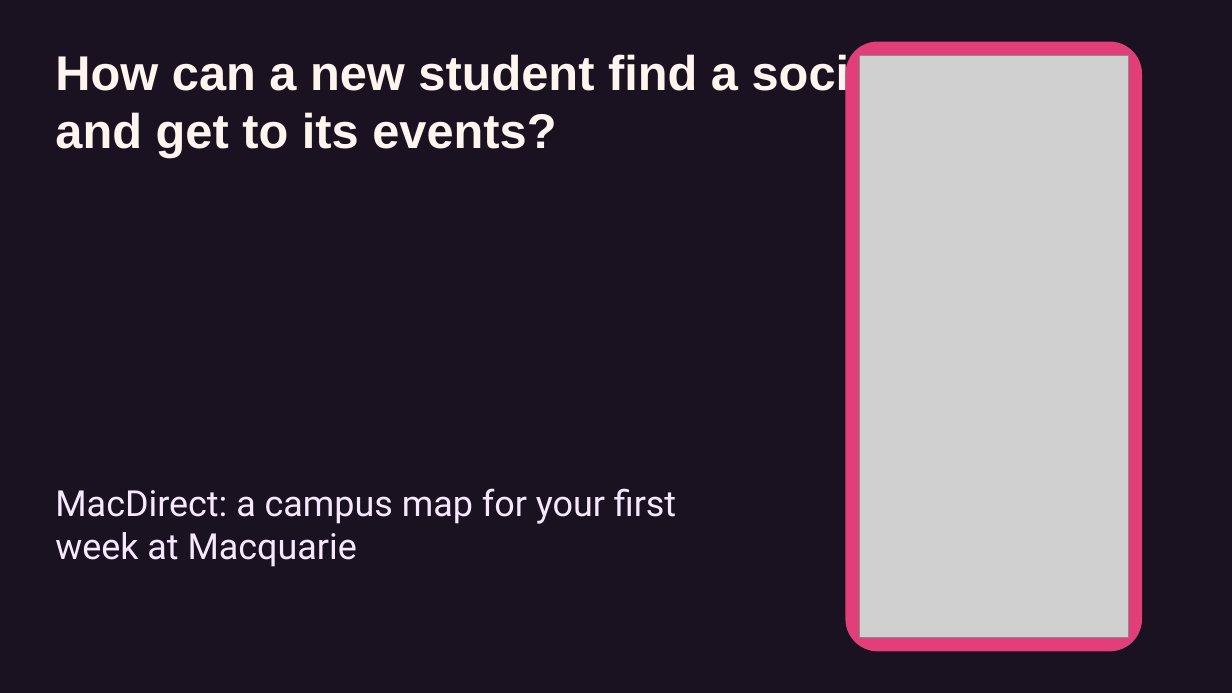
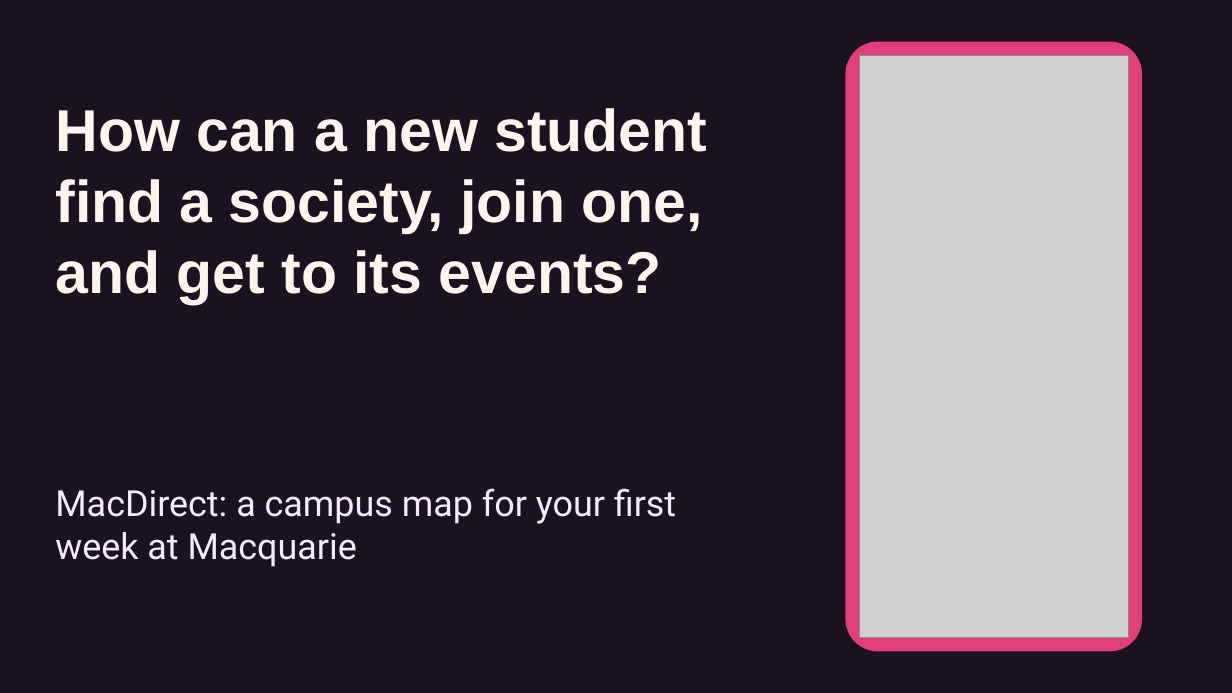
Before and after one commit to anjlaisup2hubgit/MacDirect, a slide deck: slide 1 of slides/MacDirect-5-min-talk.pptx. Drawn at 1232x693 pixels with LibreOffice and Linux fonts; fonts in the diff are those of the drawing; grey boxes stand for pictures. Boxes give left, top, right and bottom in pixels: in the first picture for what was removed or moved away, otherwise in the second. Text is boxed around its words. In the diff, an @@ line names an element or a change of style, - is before the commit and + after.

```diff
--- a/slides/MacDirect-5-min-talk.pptx
+++ b/slides/MacDirect-5-min-talk.pptx
@@ text "How can a new student ...": place and size @@
-text "How can a new student ..." at box(55, 51, 1143, 158)
+text "How can a new student ..." at box(55, 108, 707, 304)
@@ text "How can a new student ..." at box(55, 108, 707, 304): size 38 to 46 pt; more space between paragraphs @@
```
Also in this commit, not shown: 3 other slides changed, 2 other files.
